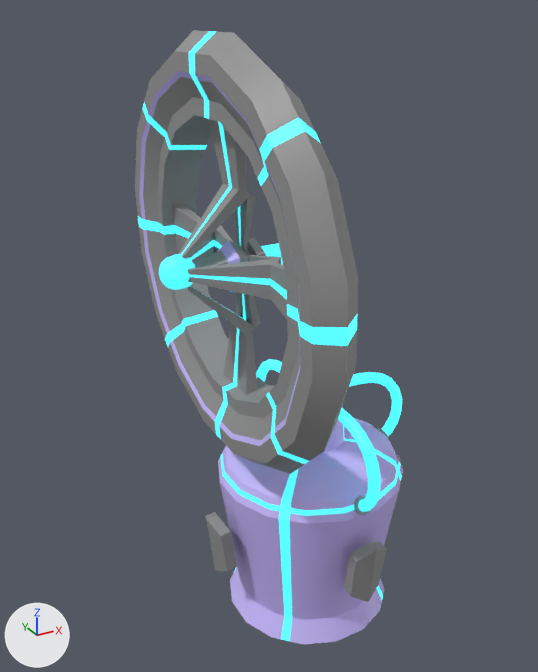
Renders of the FBX model Assets/models/towers/zvukspodok.fbx from each side of a commit.
Rendered twice from a 50 mm lens placed at (-4.93, -7.74, 8.39), pointed at (-0.51, 0.29, 4.38). The lights are fixed; the arrows at lower left show +X, +Y and +Z. Where no turn or scale is listed for an object, it has been applied to the vertices.
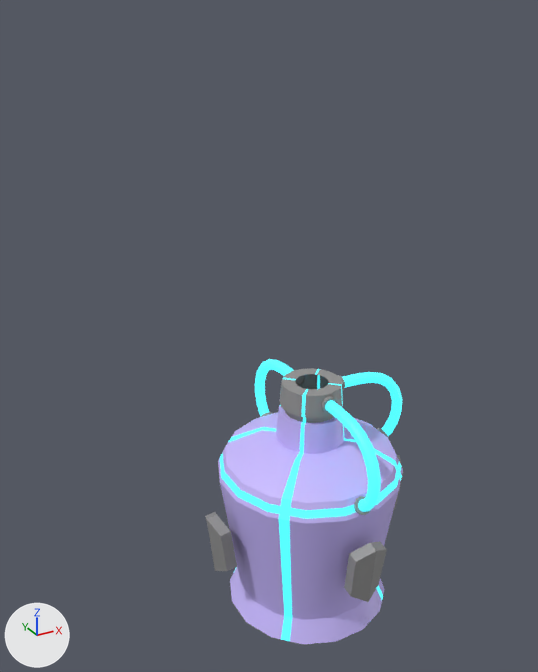
Where the change shows, as pixel boxes (x1, y1, x2, y2) in the pictures (538 x 672 px; the box of a moved part takes in the faces that stretch with it):
'Circle.001', deleted
    before: (135, 30, 358, 474)
    faces in mat_material_001 (grey #939393): (135, 30, 358, 474)
    faces in mat_material_003 (cyan #47eaf5): (138, 31, 357, 464)
    faces in mat_material_004 (blue #cabbff): (139, 71, 300, 446)
part 1 of me_circle, moved or reshaped
    both: (218, 453, 403, 524)

The edits, one by one:
me_circle has 1032 vertices, 965 faces and spans x -1.65..1.66, y -1.65..1.64, z 0.13..3.69.
me_circle is used by ob_circle; location (0.0, 0.0, 0.0).
me_circle part 1: all 24 vertices in x -1.27..1.27, y -1.27..1.27, z 2.42 are scaled about their middle by (1.01, 1.01, 1), then moved by (0.0, 0.0, -0.03).
Object 'Circle.001' (ob_circle_001) is deleted.
